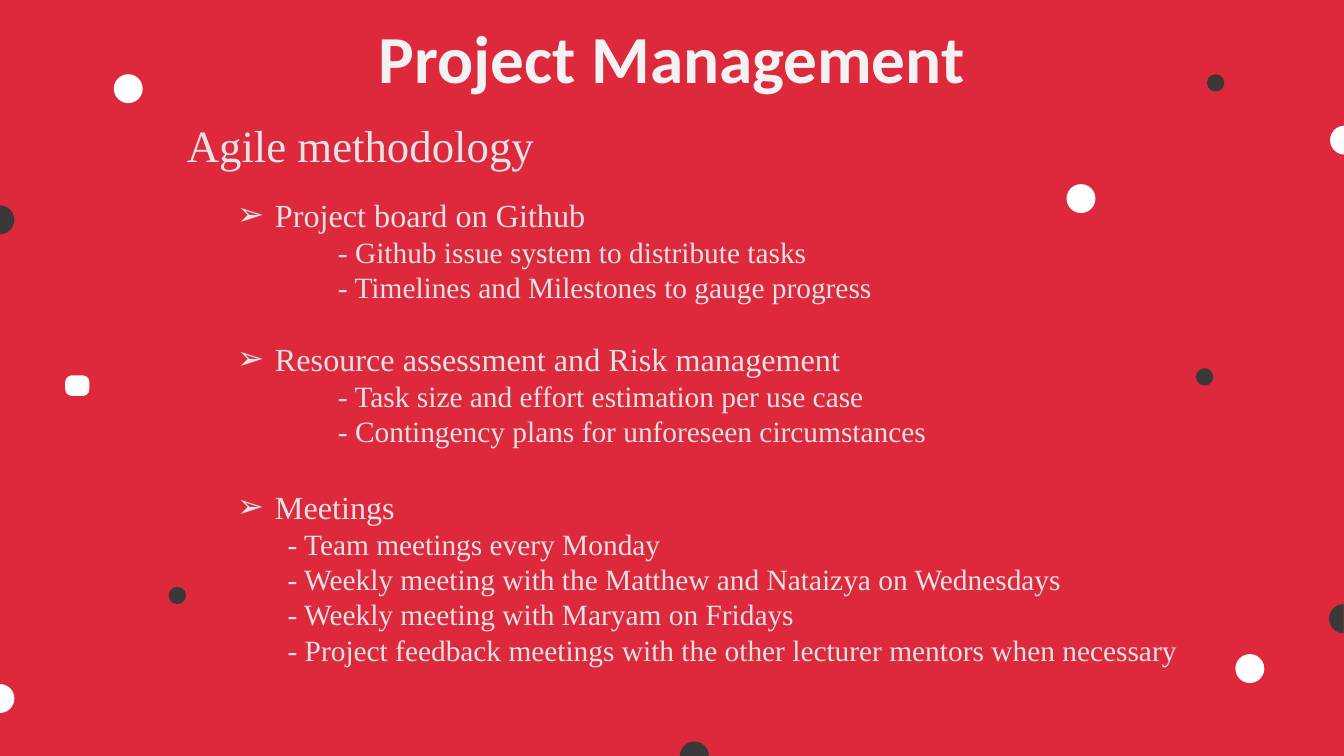
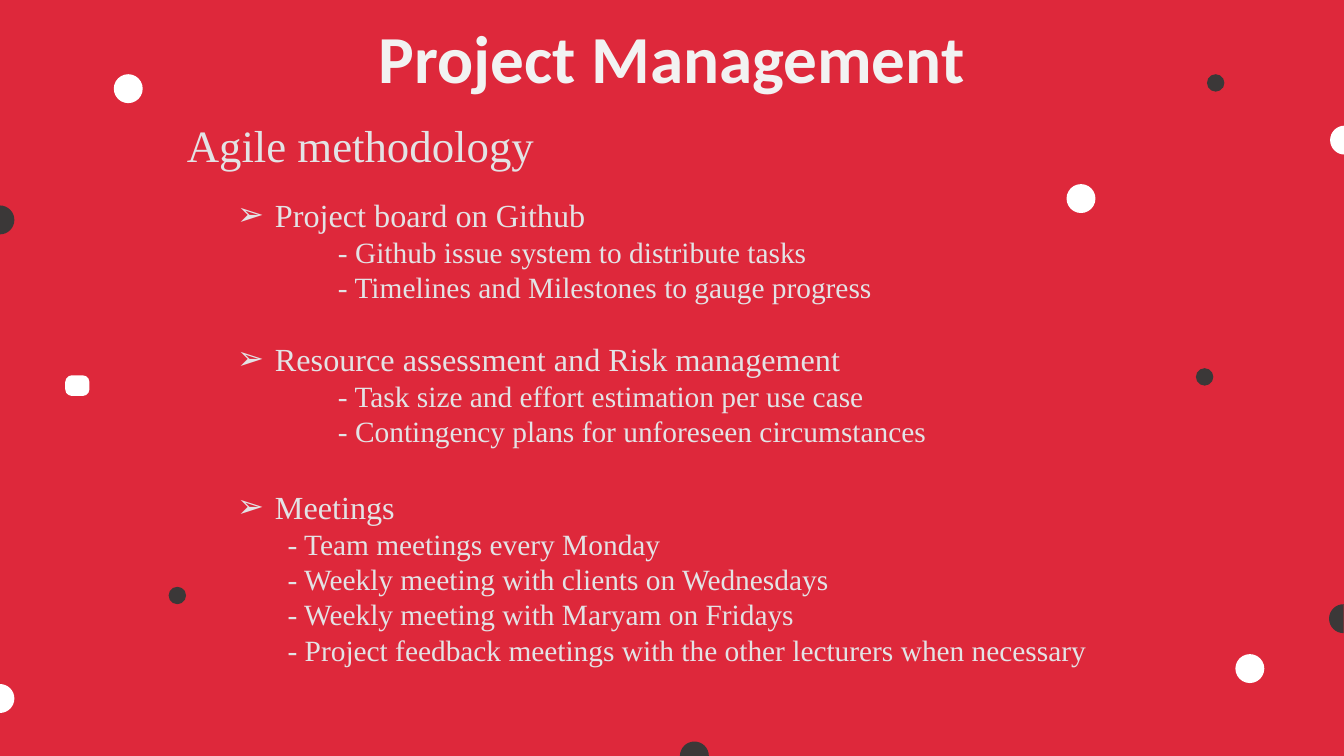
Before and after one commit to COS301-SE-2023/Pronto, a slide deck: slide 10 of Documentation/Demo 4 documents/Demo 4 Slideshow.pptx. Drawn at 1344x756 pixels with LibreOffice and Linux fonts; fonts in the diff are those of the drawing. Boxes give left, top, right and bottom in pixels: in the first picture for what was removed or moved away, otherwise in the second. Text is boxed around its words. In the diff, an @@ line names an element or a change of style, - is before the commit and + after.

```diff
--- a/Documentation/Demo 4 documents/Demo 4 Slideshow.pptx
+++ b/Documentation/Demo 4 documents/Demo 4 Slideshow.pptx
@@ text at <box>304,569,828,596</box>: text changed @@
-    - Weekly meeting with the Matthew and Nataizya on Wednesdays
+    - Weekly meeting with clients on Wednesdays
@@ text at <box>305,640,1086,667</box>: text changed @@
-    - Project feedback meetings with the other lecturer mentors when necessary
+    - Project feedback meetings with the other lecturers when necessary
```
Also in this commit, not shown: 3 other slides changed.
